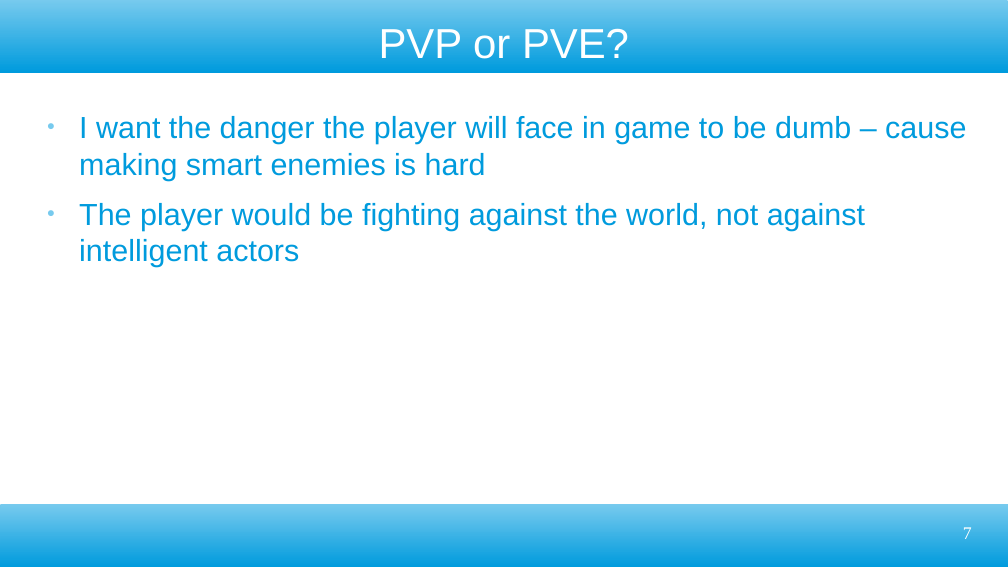
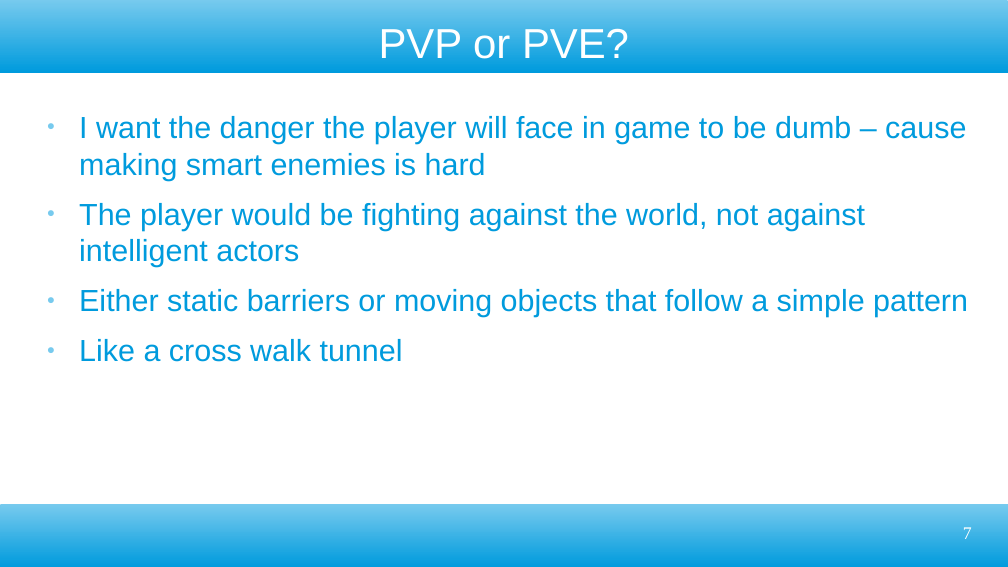
Before and after one commit to ktosox/GWJ77-Metamorphosis, a slide deck: slide 7 of GDD.odp. Drawn at 1008x567 pixels with LibreOffice and Linux fonts; fonts in the diff are those of the drawing. Boxes give left, top, right and bottom in pixels: in the first picture for what was removed or moved away, otherwise in the second. Text is boxed around its words. In the diff, an @@ line names an element or a change of style, - is before the commit and + after.

```diff
--- a/GDD.odp
+++ b/GDD.odp
@@ text at [79, 289, 968, 362]: paragraphs added @@
+● Either static barriers or moving objects that follow a simple pattern
+● Like a cross walk tunnel
```
Also in this commit, not shown: 3 other slides changed, 8 other files.
